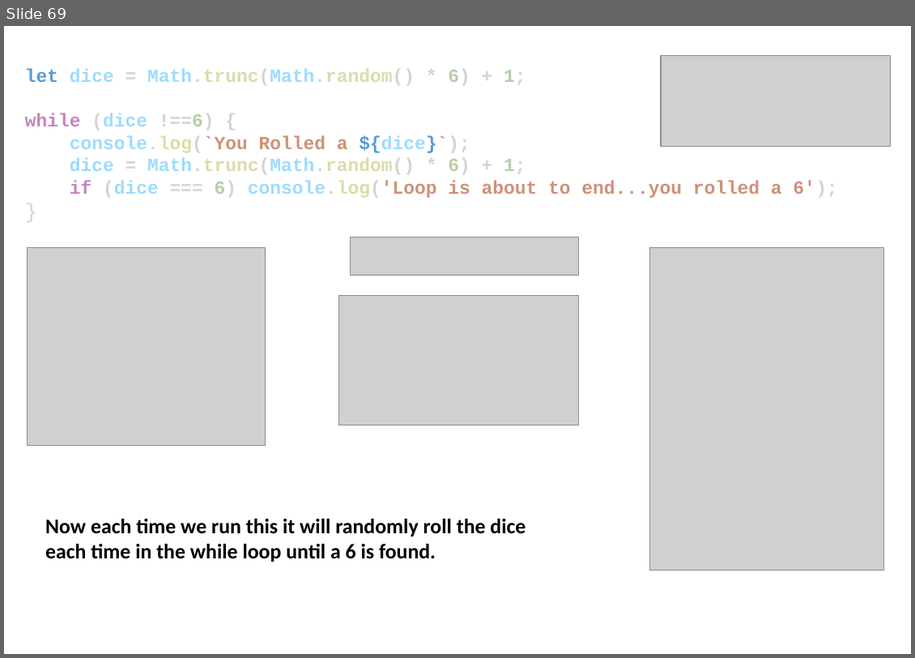
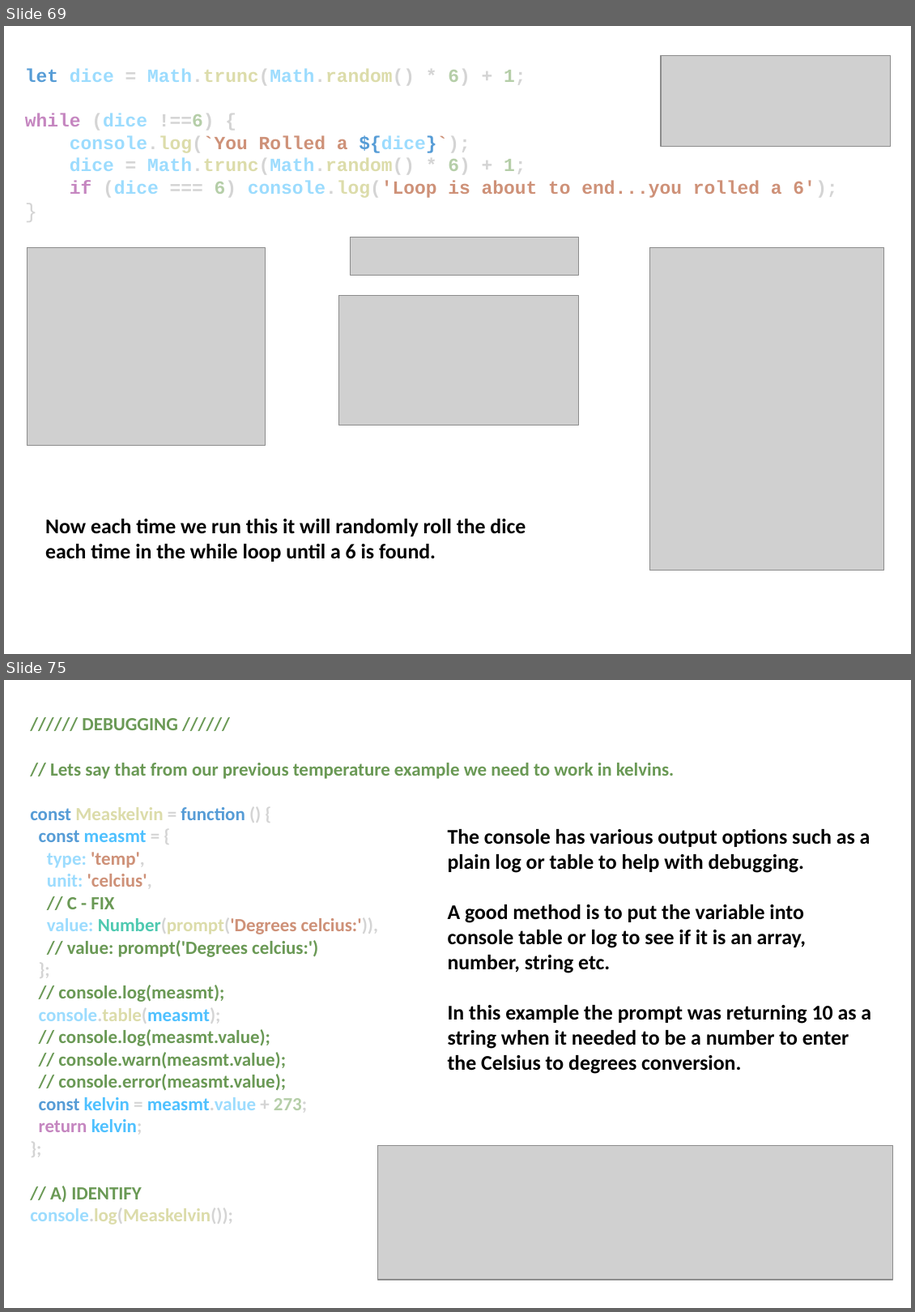
Before and after one commit to EL-EL-BCN/Complete-Javascript-Course, a slide deck: complete-javascript-course.pptx. Shown one above the other, each under a label of ours: slide 69 before the commit, slides 69 and 75 after it; the slides between them are not shown. The pictures are 915x658 and 915x1312 pixels, drawn with LibreOffice and Linux fonts; fonts in the diff are those of the drawing; grey boxes stand for pictures. Boxes give left, top, right and bottom in pixels: in the first picture for what was removed or moved away, otherwise in the second. Text is boxed around its words. In the diff, an @@ line names an element or a change of style, - is before the commit and + after.

```diff
--- a/complete-javascript-course.pptx
+++ b/complete-javascript-course.pptx
@@ slide 75 added at [4, 680, 911, 1308], background #FFFFFF @@
@@ text added at [30, 718, 674, 1224], 16 pt, text #6A9955, bold @@
+////// DEBUGGING //////
+// Lets say that from our previous temperature example we need to work in kelvins.
+const Measkelvin = function () {
+const measmt = {
+type: 'temp',
+unit: 'celcius',
+// C - FIX
+value: Number(prompt('Degrees celcius:')),
+// value: prompt('Degrees celcius:')
+};
+// console.log(measmt);
+console.table(measmt);
+// console.log(measmt.value);
+// console.warn(measmt.value);
+// console.error(measmt.value);
+const kelvin = measmt.value + 273;
+return kelvin;
+};
+// A) IDENTIFY
+console.log(Measkelvin());
@@ text added at [448, 829, 872, 1074], 18 pt, text #000000, bold @@
+The console has various output options such as a plain log or table to help with debugging.
+A good method is to put the variable into console table or log to see if it is an array, number, string etc.
+In this example the prompt was returning 10 as a string when it needed to be a number to enter the Celsius to degrees conversion.
@@ picture added at [377, 1146, 893, 1279] @@
```
Also in this commit, not shown: 2 slides changed, 17 other slides added, 6 other files.
